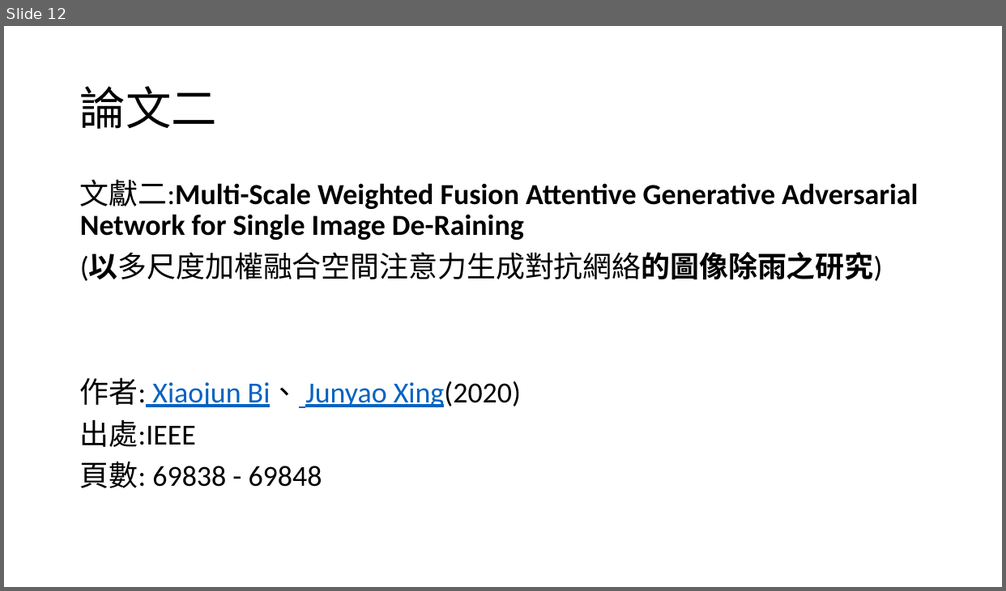
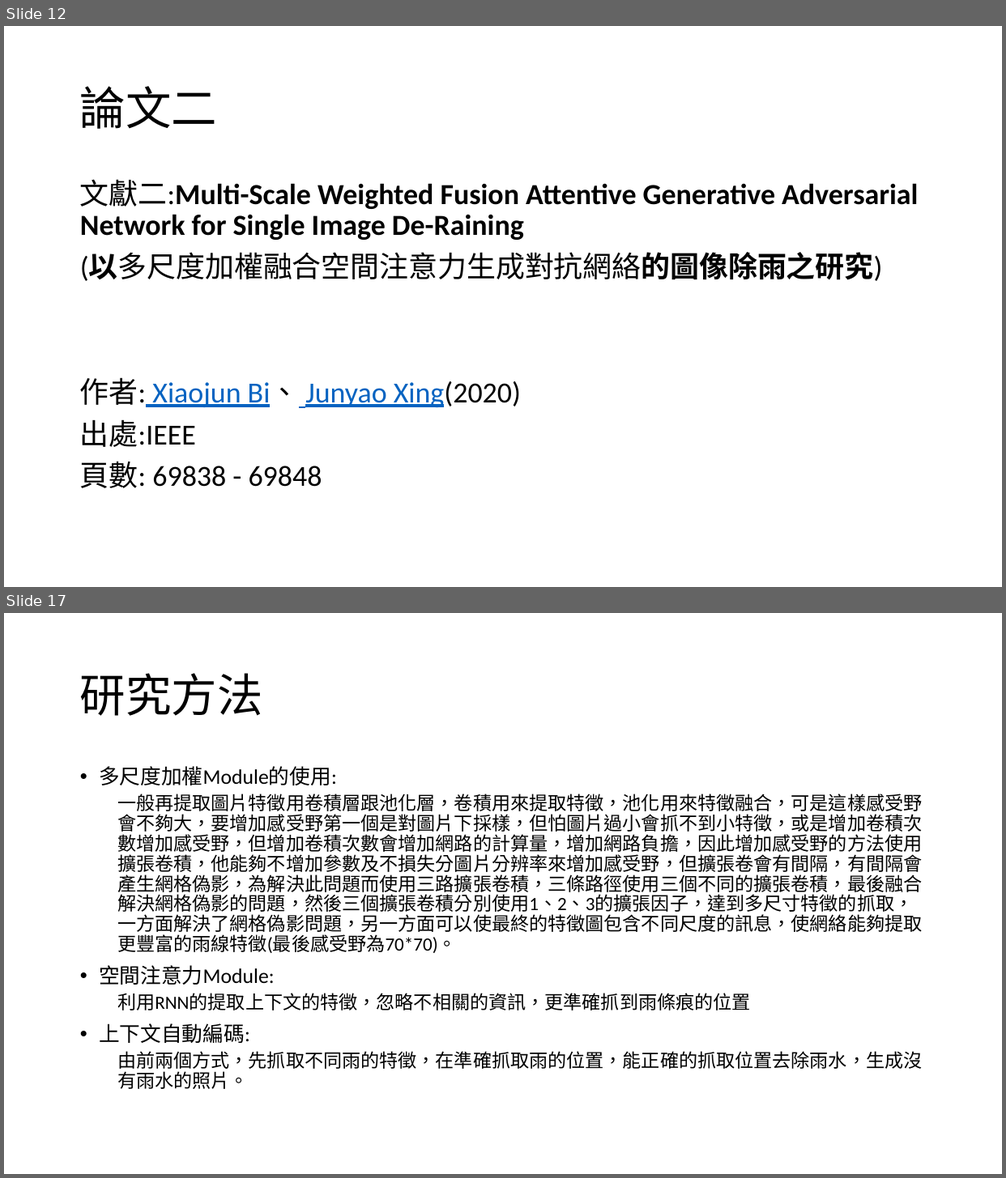
Before and after one commit to 10994015/paper, a slide deck: 論文/論文寫作.pptx. Shown one above the other, each under a label of ours: slide 12 before the commit, slides 12 and 17 after it; the slides between them are not shown. The pictures are 1006x591 and 1006x1178 pixels, drawn with LibreOffice and Linux fonts; fonts in the diff are those of the drawing. Boxes give left, top, right and bottom in pixels: in the first picture for what was removed or moved away, otherwise in the second. Text is boxed around its words. In the diff, an @@ line names an element or a change of style, - is before the commit and + after.

```diff
--- a/論文/論文寫作.pptx
+++ b/論文/論文寫作.pptx
@@ slide 17 added at [4, 613, 1002, 1174], background #FFFFFF @@
@@ title added at [80, 673, 263, 716], 44 pt, text #000000 @@
+研究方法
@@ text added at [99, 766, 922, 1089], 18 pt, text #000000 @@
+• 多尺度加權Module的使用:
+  一般再提取圖片特徵用卷積層跟池化層，卷積用來提取特徵，池化用來特徵融合，可是這樣感受野會不夠大，要增加感受野第一個是對圖片下採樣，但怕圖片過小會抓不到小特徵，或是增加卷積次數增加感受野，但增加卷積次數會增加網路的計算量，增加網路負擔，因此增加感受野的方法使用擴張卷積，他能夠不增加參數及不損失分圖片分辨率來增加感受野，但擴張卷會有間隔，有間隔會產生網格偽影，為解決此問題而使用三路擴張卷積，三條路徑使用三個不同的擴張卷積，最後融合解決網格偽影的問題，然後三個擴張卷積分別使用1、2、3的擴張因子，達到多尺寸特徵的抓取，一方面解決了網格偽影問題，另一方面可以使最終的特徵圖包含不同尺度的訊息，使網絡能夠提取更豐富的雨線特徵(最後感受野為70*70)。
+• 空間注意力Module:
+  利用RNN的提取上下文的特徵，忽略不相關的資訊，更準確抓到雨條痕的位置
+• 上下文自動編碼:
+  由前兩個方式，先抓取不同雨的特徵，在準確抓取雨的位置，能正確的抓取位置去除雨水，生成沒有雨水的照片。
```
Also in this commit, not shown: 3 slides changed, 34 other slides added, 1 other file.
